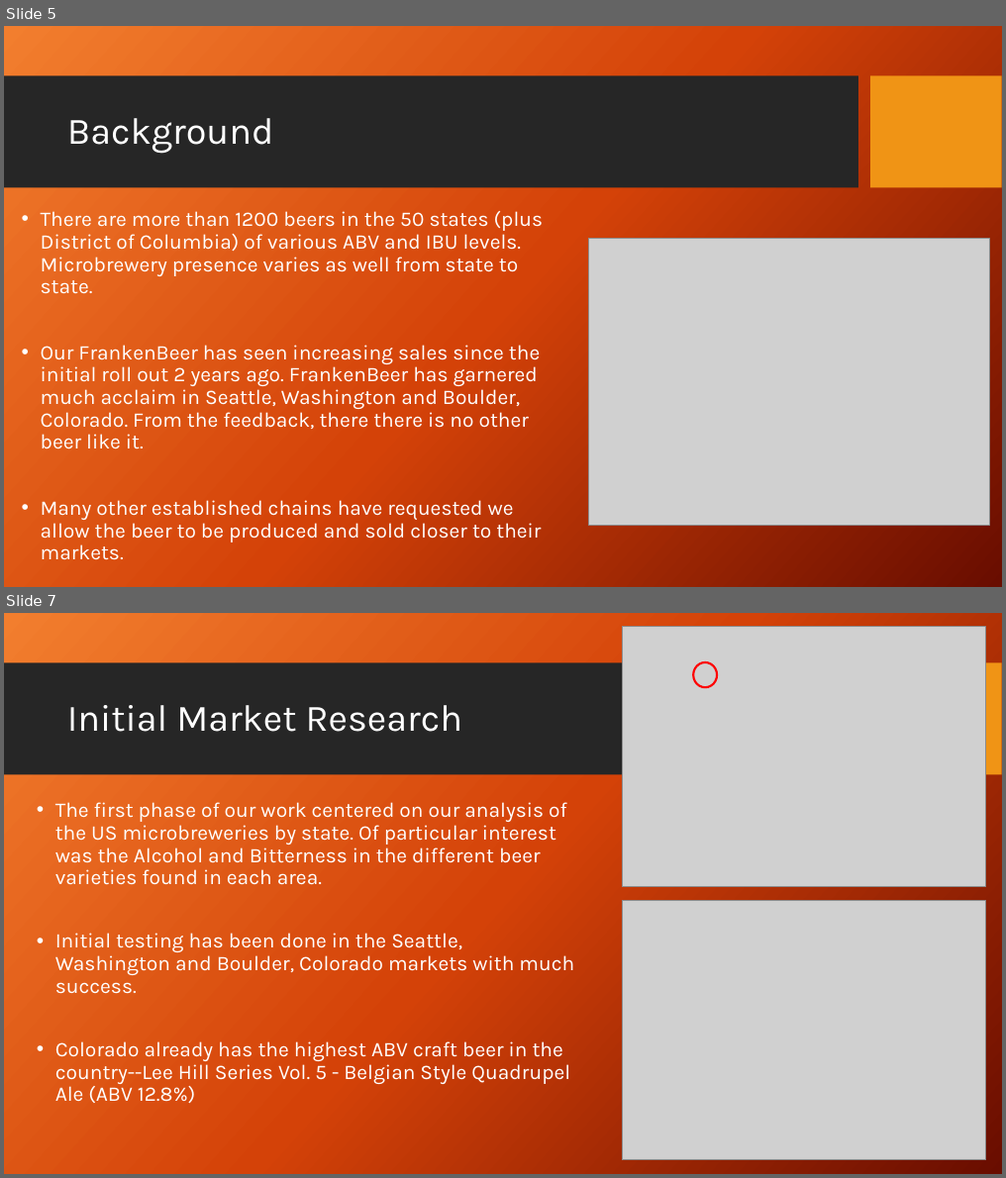
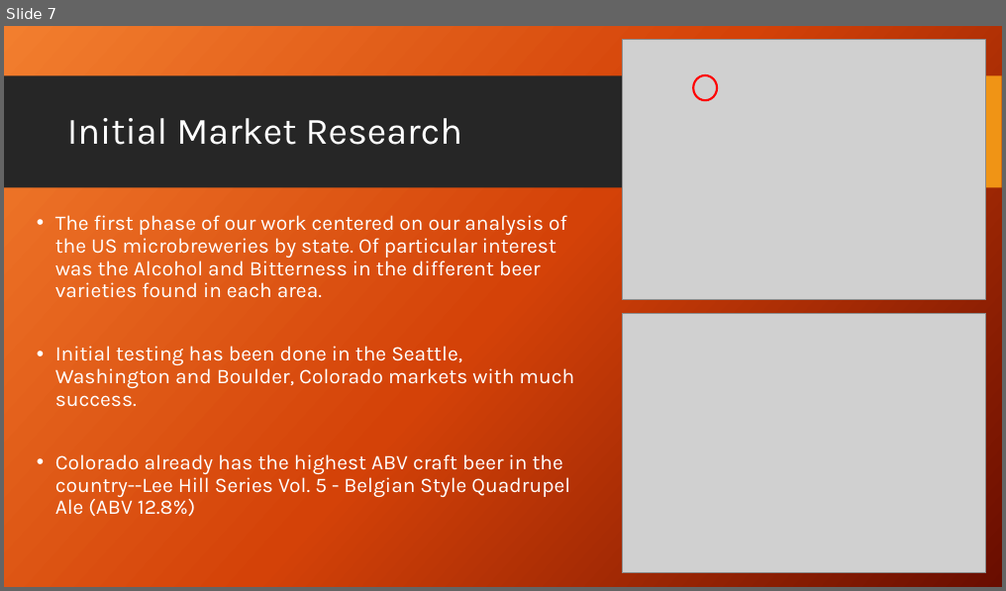
Before and after one commit to nickcellini/DDS-Case-Study-ACQN, a slide deck: Case Study - Project 1 - Final.pptx. Shown one above the other, each under a label of ours: slides 5 and 7 before the commit, slide 7 after it; the slides between them are not shown. The pictures are 1006x1178 and 1006x591 pixels, drawn with LibreOffice and Linux fonts; fonts in the diff are those of the drawing; grey boxes stand for pictures; background and template pictures are left out. Boxes give left, top, right and bottom in pixels: in the first picture for what was removed or moved away, otherwise in the second. Text is boxed around its words. In the diff, an @@ line names an element or a change of style, - is before the commit and + after.

```diff
--- a/Case Study - Project 1 - Final.pptx
+++ b/Case Study - Project 1 - Final.pptx
@@ slide 5 removed at (4, 26, 1002, 587), background picture (left out); not listed: 2 template elements that a slide beside it also shows @@
@@ title removed at (67, 118, 274, 153) @@
-Background
@@ text removed at (41, 211, 543, 561) @@
-• There are more than 1200 beers in the 50 states (plus District of Columbia) of various ABV and IBU levels. Microbrewery presence varies as well from state to state.
-• Our FrankenBeer has seen increasing sales since the initial roll out 2 years ago. FrankenBeer has garnered much acclaim in Seattle, Washington and Boulder, Colorado. From the feedback, there there is no other beer like it.
-• Many other established chains have requested we allow the beer to be produced and sold closer to their markets.
@@ picture removed at (589, 239, 990, 525) @@
```
Also in this commit, not shown: 4 slides changed, 1 slide added.
